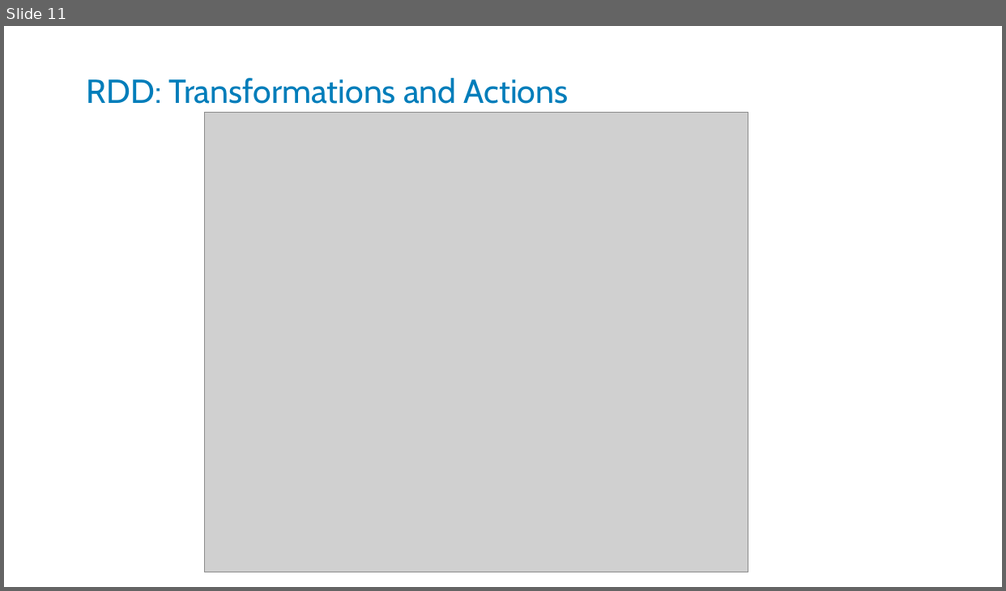
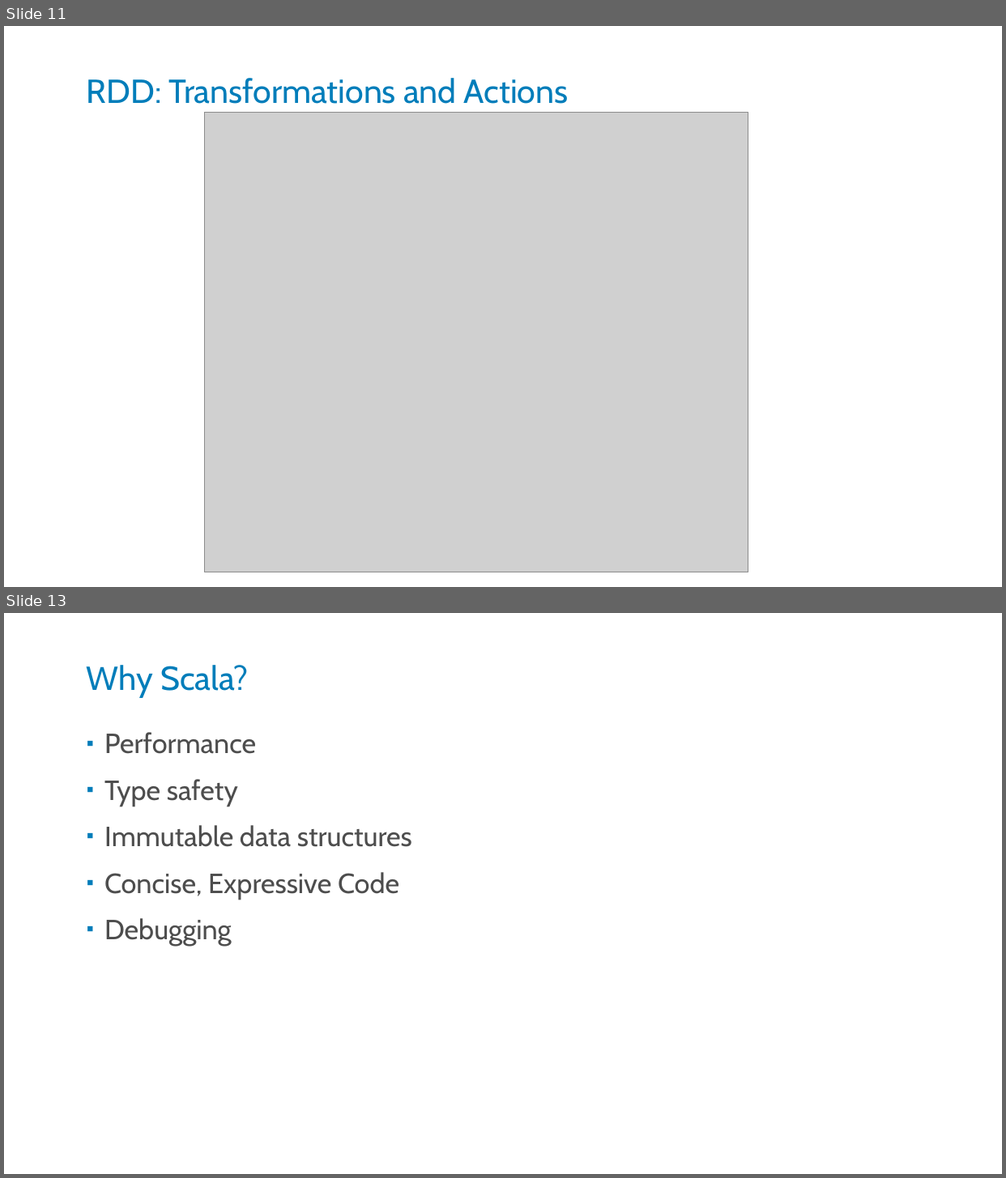
Before and after one commit to kstanaszek/SparkAndScalaInTandem, a slide deck: src/main/resources/slides.pptx. Shown one above the other, each under a label of ours: slide 11 before the commit, slides 11 and 13 after it; the slides between them are not shown. The pictures are 1006x591 and 1006x1178 pixels, drawn with LibreOffice and Linux fonts; fonts in the diff are those of the drawing; grey boxes stand for pictures. Boxes give left, top, right and bottom in pixels: in the first picture for what was removed or moved away, otherwise in the second. Text is boxed around its words. In the diff, an @@ line names an element or a change of style, - is before the commit and + after.

```diff
--- a/src/main/resources/slides.pptx
+++ b/src/main/resources/slides.pptx
@@ slide 13 added at <box>4,613,1002,1174</box>, background #FFFFFF @@
@@ title added at <box>87,665,249,698</box>, 24 pt, text #007DBA @@
+Why Scala?
@@ text added at <box>104,732,412,947</box>, 20 pt, text #4D4D4D @@
+▪ Performance
+▪ Type safety
+▪ Immutable data structures
+▪ Concise, Expressive Code
+▪ Debugging
```
Also in this commit, not shown: 4 other slides added, 3 slides removed.
